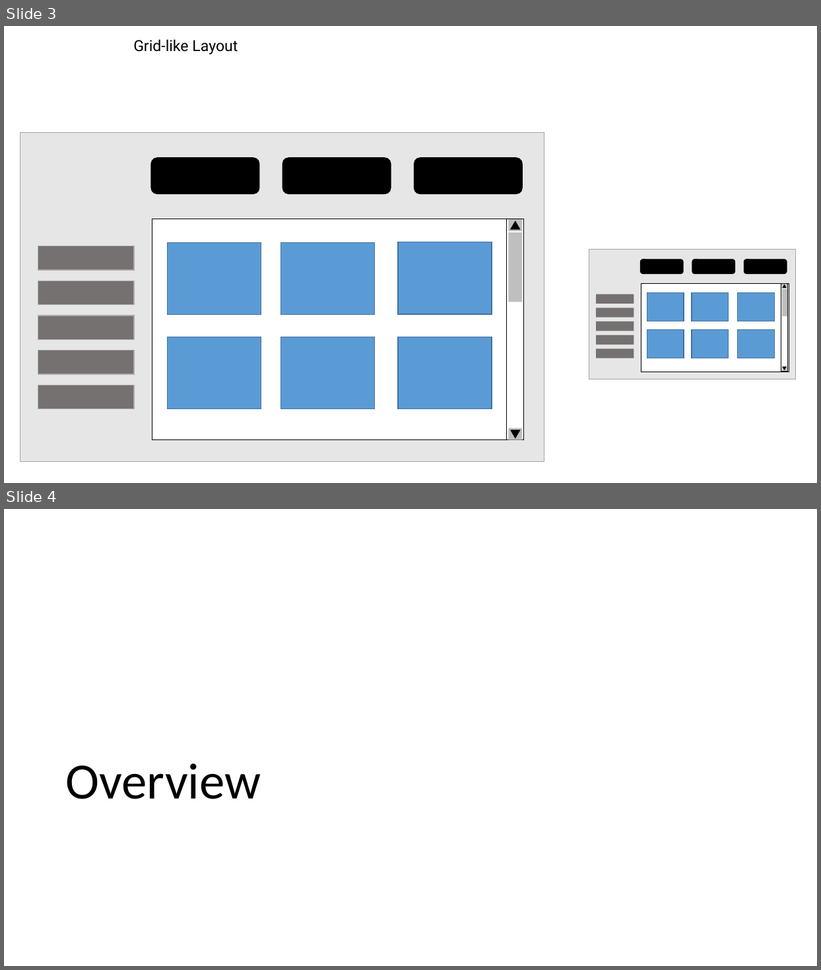
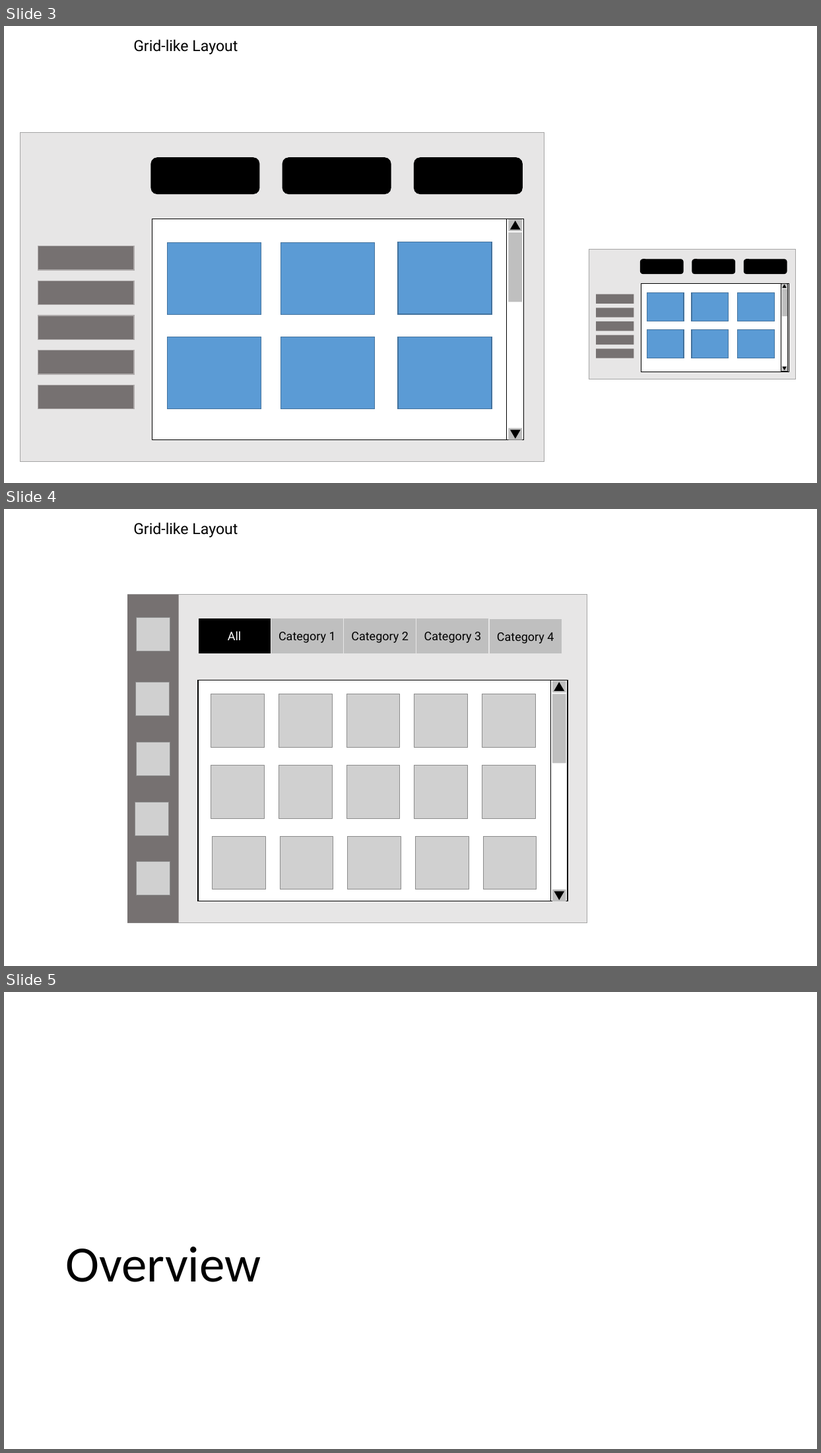
Before and after one commit to WICG/spatial-navigation, a slide deck: docs/images_of_spec.pptx. Shown one above the other, each under a label of ours: slides 3 and 4 before the commit, slides 3, 4 and 5 after it. The pictures are 821x970 and 821x1453 pixels, drawn with LibreOffice and Linux fonts; fonts in the diff are those of the drawing; grey boxes stand for pictures. Boxes give left, top, right and bottom in pixels: in the first picture for what was removed or moved away, otherwise in the second. Text is boxed around its words. In the diff, an @@ line names an element or a change of style, - is before the commit and + after.

```diff
--- a/docs/images_of_spec.pptx
+++ b/docs/images_of_spec.pptx
@@ slide 4 added at [4,509,817,966], background #FFFFFF @@
@@ text added at [133,522,238,537], 18 pt, text #000000 @@
+Grid-like Layout
@@ group added at [128,594,587,923]: 20 pictures, 12 rectangles, 2 triangles @@
+All
+Category 1
+Category 2
+Category 3
+Category 4
@@ what was slide 4 is now slide 5 @@
```
Also in this commit, not shown: 1 slide changed.
